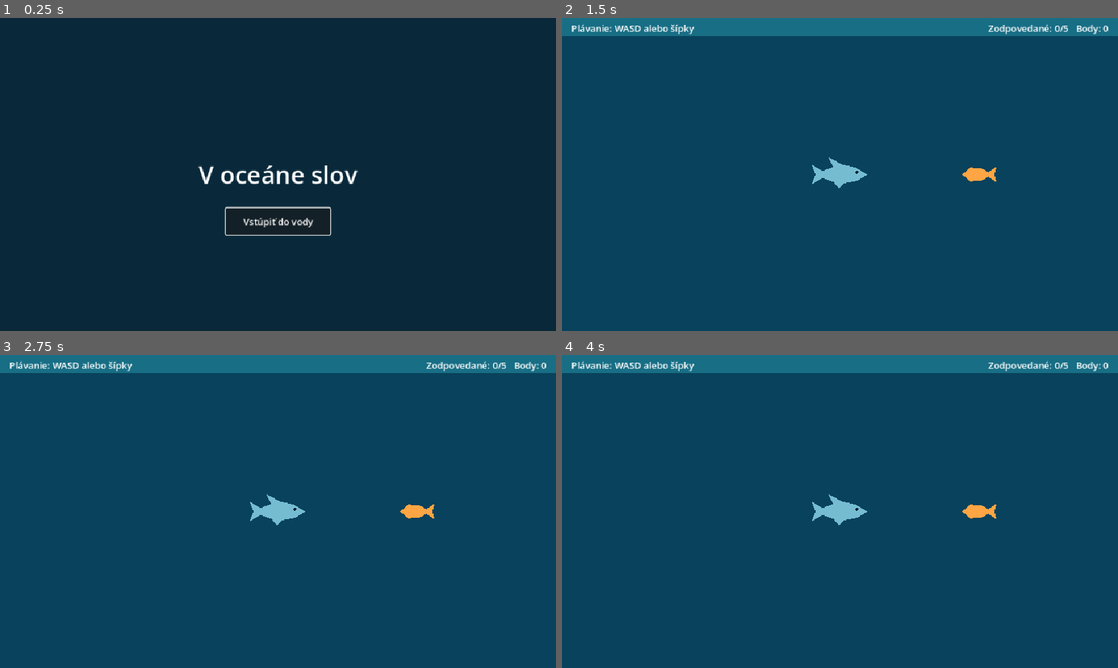
Above: before the commit, frames 1-4 (two rows, left to right).
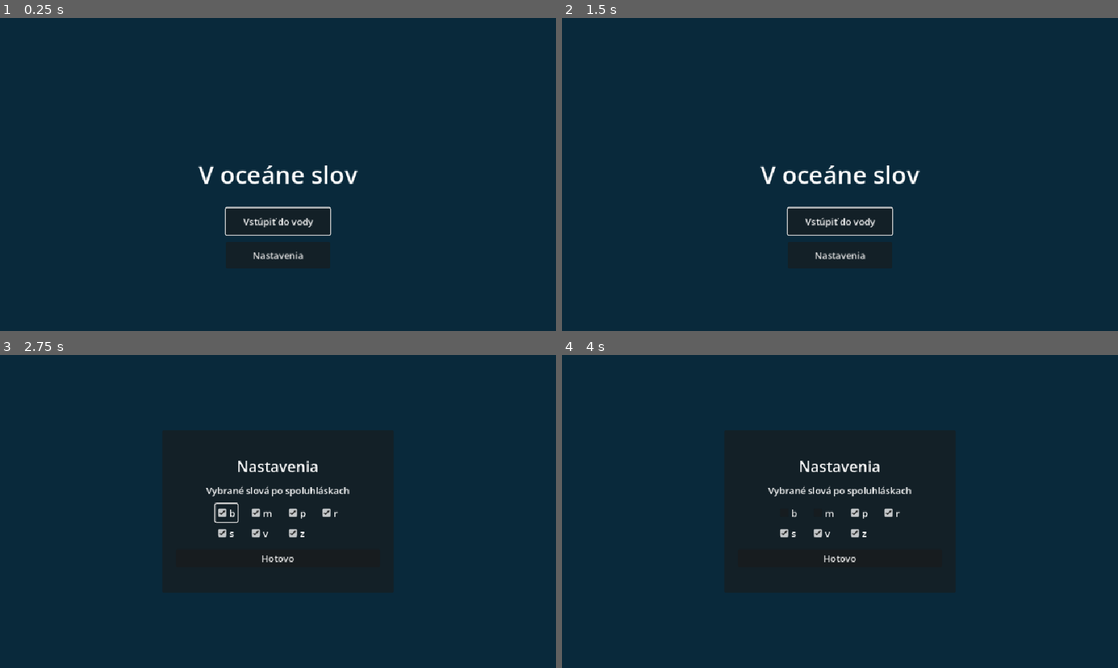
Above: after the commit, the same moments.

Repository: UCM-MS/T6-Projekt-V-oceane-slov
Game: Godot game, scene res://start.tscn
Two runs of this game, one before a commit and one after it. Both use one fixed random seed, a clock stepped at 60 frames per second and the inputs below.
Inputs (mouse positions are in pixels of both pictures, inside the frame that each line leads up to):
- Up to frame 1 (0.25 s): no input
- Up to frame 2 (1.5 s): click "Vstúpiť do vody" at 0.5 s; click (612, 312) at 1.25 s, where only the run after the commit has a clickable "Späť do menu"
- Up to frame 3 (2.75 s): click (278, 592) at 2 s, where only the run after the commit has a clickable "Nastavenia"
- Up to frame 4 (4 s): click (789, 511) at 2.75 s, where only the run after the commit has a clickable "b"; click (823, 511) at 3.5 s, where only the run after the commit has a clickable "m"

The runs differ from the first frame. In frame 1, 0.1% of the frame differs, in the area x 45-55%, y 74-78%; in frame 2, 100%; in frame 3, 100%, in the area x 0-100%, y 0-100%; in frame 4, 100%.

Commit message:
výber skupiny slov

Diff:
--- a/project/game/start.gd
+++ b/project/game/start.gd
@@ -1,9 +1,46 @@
 extends Control
+
+const WordGroups = preload("res://word_groups.gd")
+
+@onready var settings: PanelContainer = $Settings
+@onready var groups: GridContainer = %Groups
+@onready var done: Button = %Done
 
 
 func _ready() -> void:
+	for consonant in WordGroups.WORDS:
+		var checkbox := CheckBox.new()
+		checkbox.text = consonant
+		checkbox.button_pressed = consonant in WordGroups.selected
+		checkbox.toggled.connect(_on_group_toggled.bind(consonant))
+		groups.add_child(checkbox)
 	$DiveButton.grab_focus()
 
 
 func _on_dive_pressed() -> void:
 	get_tree().change_scene_to_file("res://water.tscn")
+
+
+func _on_settings_pressed() -> void:
+	$Title.hide()
+	$DiveButton.hide()
+	$SettingsButton.hide()
+	settings.show()
+	(groups.get_child(0) as CheckBox).grab_focus()
+
+
+func _on_group_toggled(enabled: bool, consonant: String) -> void:
+	if enabled:
+		WordGroups.selected.append(consonant)
+	else:
+		WordGroups.selected.erase(consonant)
+	done.disabled = WordGroups.selected.is_empty()
+	%SelectionHint.visible = done.disabled
+
+
+func _on_done_pressed() -> void:
+	settings.hide()
+	$Title.show()
+	$DiveButton.show()
+	$SettingsButton.show()
+	$SettingsButton.grab_focus()
--- a/project/game/start.tscn
+++ b/project/game/start.tscn
@@ -35,4 +35,63 @@
 offset_bottom = 104.0
 text = "Vstúpiť do vody"
 
+[node name="SettingsButton" type="Button" parent="."]
+anchor_left = 0.5
+anchor_top = 0.5
+anchor_right = 0.5
+anchor_bottom = 0.5
+offset_left = -90.0
+offset_top = 116.0
+offset_right = 90.0
+offset_bottom = 162.0
+text = "Nastavenia"
+
+[node name="Settings" type="PanelContainer" parent="."]
+visible = false
+anchor_left = 0.5
+anchor_top = 0.5
+anchor_right = 0.5
+anchor_bottom = 0.5
+offset_left = -200.0
+offset_top = -140.0
+offset_right = 200.0
+offset_bottom = 140.0
+
+[node name="Margin" type="MarginContainer" parent="Settings"]
+theme_override_constants/margin_left = 24
+theme_override_constants/margin_top = 24
+theme_override_constants/margin_right = 24
+theme_override_constants/margin_bottom = 24
+
+[node name="Content" type="VBoxContainer" parent="Settings/Margin"]
+theme_override_constants/separation = 12
+alignment = 1
+
+[node name="Heading" type="Label" parent="Settings/Margin/Content"]
+theme_override_font_sizes/font_size = 26
+text = "Nastavenia"
+horizontal_alignment = 1
+
+[node name="Description" type="Label" parent="Settings/Margin/Content"]
+text = "Vybrané slová po spoluhláskach"
+horizontal_alignment = 1
+
+[node name="Groups" type="GridContainer" parent="Settings/Margin/Content"]
+unique_name_in_owner = true
+size_flags_horizontal = 4
+theme_override_constants/h_separation = 20
+columns = 4
+
+[node name="SelectionHint" type="Label" parent="Settings/Margin/Content"]
+unique_name_in_owner = true
+visible = false
+text = "Vyber aspoň jednu spoluhlásku."
+horizontal_alignment = 1
+
+[node name="Done" type="Button" parent="Settings/Margin/Content"]
+unique_name_in_owner = true
+text = "Hotovo"
+
+[connection signal="pressed" from="SettingsButton" to="." method="_on_settings_pressed"]
+[connection signal="pressed" from="Settings/Margin/Content/Done" to="." method="_on_done_pressed"]
 [connection signal="pressed" from="DiveButton" to="." method="_on_dive_pressed"]
--- a/project/game/water.gd
+++ b/project/game/water.gd
@@ -1,13 +1,13 @@
 extends Node2D
 
 const ENCOUNTER_DISTANCE := 68.0
-const QUESTIONS := [
-	["r_ba", "ryba", "y", Vector2(720, 270)],
-	["l_st", "list", "i", Vector2(760, 410)],
-	["s_r", "syr", "y", Vector2(340, 390)],
-	["m_ska", "miska", "i", Vector2(220, 150)],
-	["jaz_k", "jazyk", "y", Vector2(650, 130)],
+const WordGroups = preload("res://word_groups.gd")
+const FISH_POSITIONS := [
+	Vector2(720, 270), Vector2(760, 410), Vector2(340, 390), Vector2(220, 150),
+	Vector2(650, 130), Vector2(270, 290), Vector2(810, 180),
 ]
+
+var questions: Array[Array] = []
 
 var question_index := 0
 var score := 0
@@ -23,16 +23,19 @@
 
 
 func _ready() -> void:
+	for consonant in WordGroups.WORDS:
+		if consonant in WordGroups.selected:
+			questions.append(WordGroups.WORDS[consonant])
 	_place_fish()
 
 
 func _place_fish() -> void:
-	fish.position = QUESTIONS[question_index][3]
+	fish.position = FISH_POSITIONS[question_index]
 	_update_progress()
 
 
 func _update_progress() -> void:
-	progress.text = "Zodpovedané: %d/%d   Body: %d" % [question_index, QUESTIONS.size(), score]
+	progress.text = "Zodpovedané: %d/%d   Body: %d" % [question_index, questions.size(), score]
 
 
 func _physics_process(_delta: float) -> void:
@@ -41,7 +44,7 @@
 
 	set_physics_process(false)
 	shark.set_physics_process(false)
-	question_label.text = "Doplň i alebo y: %s" % QUESTIONS[question_index][0]
+	question_label.text = "Doplň i, í, y alebo ý: %s" % questions[question_index][0]
 	answers.show()
 	feedback.hide()
 	continue_button.hide()
@@ -54,7 +57,7 @@
 		return
 
 	answers.hide()
-	var entry: Array = QUESTIONS[question_index]
+	var entry: Array = questions[question_index]
 	if letter == entry[2]:
 		score += 1
 		feedback.text = "Správne! %s (+1 bod)" % entry[1]
@@ -64,16 +67,16 @@
 	question_index += 1
 	_update_progress()
 	feedback.show()
-	continue_button.text = "Zobraziť výsledok" if question_index == QUESTIONS.size() else "Pokračovať v plávaní"
+	continue_button.text = "Zobraziť výsledok" if question_index == questions.size() else "Pokračovať v plávaní"
 	continue_button.show()
 	continue_button.grab_focus()
 
 
 func _continue_swimming() -> void:
-	if question_index == QUESTIONS.size():
+	if question_index == questions.size():
 		fish.hide()
 		question_label.text = "Kolo je hotové"
-		feedback.text = "Výsledok: %d / %d bodov" % [score, QUESTIONS.size()]
+		feedback.text = "Výsledok: %d / %d bodov" % [score, questions.size()]
 		continue_button.hide()
 		%Replay.show()
 		%Replay.grab_focus()
@@ -87,3 +90,13 @@
 
 func _replay() -> void:
 	get_tree().reload_current_scene()
+
+
+func _input(event: InputEvent) -> void:
+	if event.is_action_pressed("ui_cancel"):
+		get_viewport().set_input_as_handled()
+		_return_to_menu()
+
+
+func _return_to_menu() -> void:
+	get_tree().change_scene_to_file("res://start.tscn")
--- a/project/game/water.tscn
+++ b/project/game/water.tscn
@@ -91,9 +91,17 @@
 custom_minimum_size = Vector2(80, 40)
 text = "i"
 
+[node name="ILong" type="Button" parent="Quiz/Shade/Panel/Margin/Content/Answers"]
+custom_minimum_size = Vector2(80, 40)
+text = "í"
+
 [node name="AnswerY" type="Button" parent="Quiz/Shade/Panel/Margin/Content/Answers"]
 custom_minimum_size = Vector2(80, 40)
 text = "y"
+
+[node name="YLong" type="Button" parent="Quiz/Shade/Panel/Margin/Content/Answers"]
+custom_minimum_size = Vector2(80, 40)
+text = "ý"
 
 [node name="Feedback" type="Label" parent="Quiz/Shade/Panel/Margin/Content"]
 unique_name_in_owner = true
@@ -110,7 +118,22 @@
 visible = false
 text = "Hrať znova"
 
+[node name="Navigation" type="CanvasLayer" parent="."]
+layer = 2
+
+[node name="MenuButton" type="Button" parent="Navigation"]
+anchor_top = 1.0
+anchor_bottom = 1.0
+offset_left = 16.0
+offset_top = -52.0
+offset_right = 160.0
+offset_bottom = -12.0
+text = "Späť do menu"
+
+[connection signal="pressed" from="Navigation/MenuButton" to="." method="_return_to_menu"]
 [connection signal="pressed" from="Quiz/Shade/Panel/Margin/Content/Answers/AnswerI" to="." method="_show_answer" binds= ["i"]]
 [connection signal="pressed" from="Quiz/Shade/Panel/Margin/Content/Answers/AnswerY" to="." method="_show_answer" binds= ["y"]]
 [connection signal="pressed" from="Quiz/Shade/Panel/Margin/Content/Continue" to="." method="_continue_swimming"]
 [connection signal="pressed" from="Quiz/Shade/Panel/Margin/Content/Replay" to="." method="_replay"]
+[connection signal="pressed" from="Quiz/Shade/Panel/Margin/Content/Answers/ILong" to="." method="_show_answer" binds= ["í"]]
+[connection signal="pressed" from="Quiz/Shade/Panel/Margin/Content/Answers/YLong" to="." method="_show_answer" binds= ["ý"]]
--- /dev/null
+++ b/project/game/word_groups.gd
@@ -0,0 +1,13 @@
+extends RefCounted
+
+const WORDS := {
+	"b": ["b_k", "býk", "ý"],
+	"m": ["m_š", "myš", "y"],
+	"p": ["p_cha", "pýcha", "ý"],
+	"r": ["r_chly", "rýchly", "ý"],
+	"s": ["s_r", "syr", "y"],
+	"v": ["v_r", "výr", "ý"],
+	"z": ["jaz_k", "jazyk", "y"],
+}
+
+static var selected: Array[String] = ["b", "m", "p", "r", "s", "v", "z"]
Not shown, added: project/game/word_groups.gd.uid
